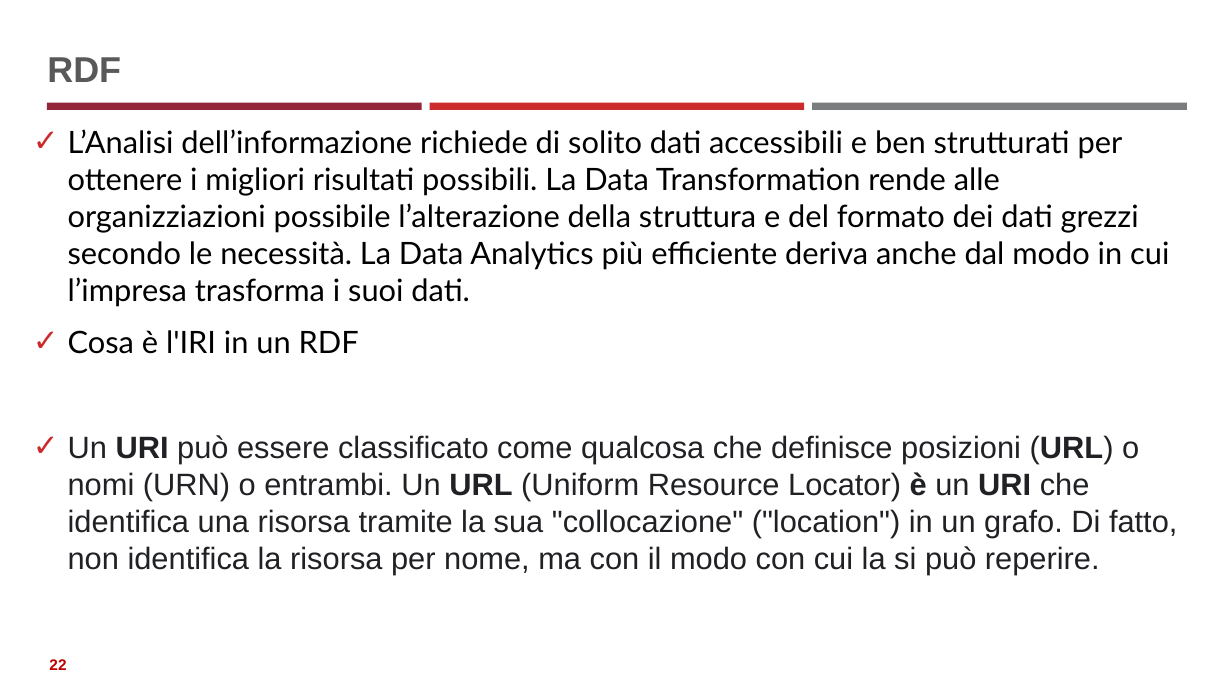
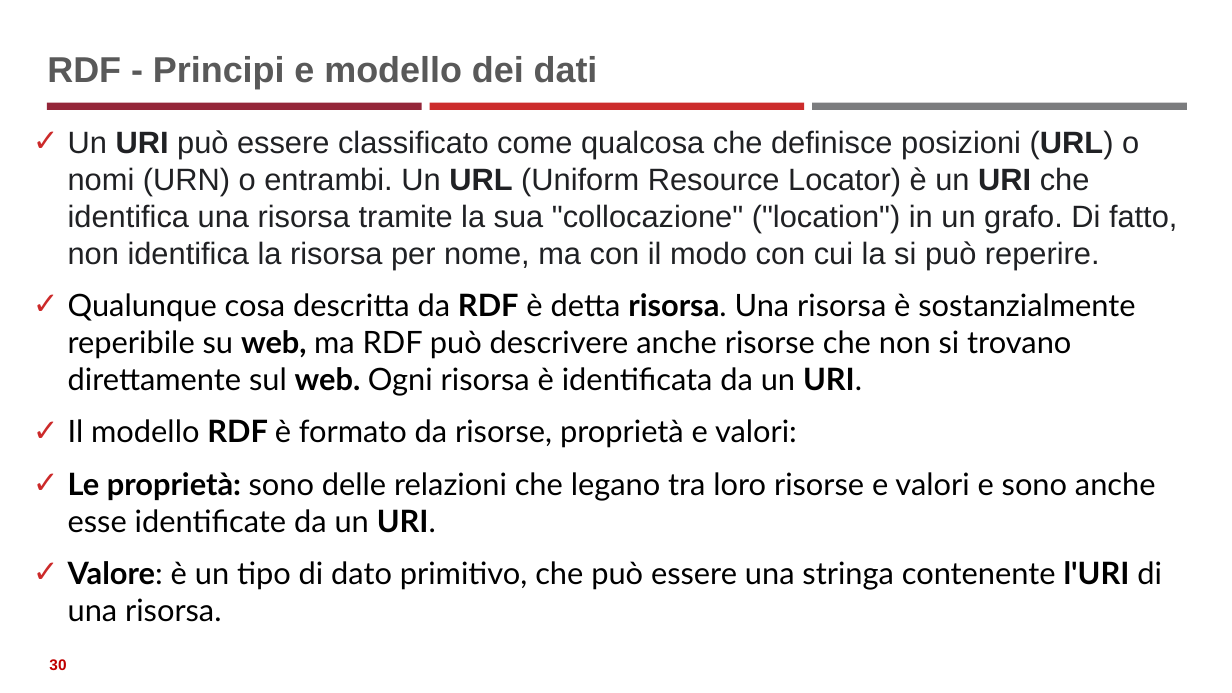
Before and after one commit to neural1977/data_science_interview_material, a slide deck: slide 30 of Data_Science_ita.pptx (slide 22 before the commit). Drawn at 1232x693 pixels with LibreOffice and Linux fonts; fonts in the diff are those of the drawing. Boxes give left, top, right and bottom in pixels: in the first picture for what was removed or moved away, otherwise in the second. Text is boxed around its words. In the diff, an @@ line names an element or a change of style, - is before the commit and + after.

```diff
--- a/Data_Science_ita.pptx
+++ b/Data_Science_ita.pptx
@@ title at bbox=[47, 56, 598, 89]: text changed @@
-RDF
+RDF - Principi e modello dei dati
@@ text at bbox=[68, 129, 1169, 354]: paragraphs removed @@
-✓ L’Analisi dell’informazione richiede di solito dati accessibili e ben strutturati per ottenere i migliori risultati possibili. La Data Transformation rende alle organizziazioni possibile l’alterazione della struttura e del formato dei dati grezzi secondo le necessità. La Data Analytics più efficiente deriva anche dal modo in cui l’impresa trasforma i suoi dati.
-✓ Cosa è l'IRI in un RDF
@@ text at bbox=[68, 130, 1177, 269]: bold off in "è" @@
@@ text at bbox=[68, 293, 1162, 585]: paragraphs added @@
+✓ Qualunque cosa descritta da RDF è detta risorsa. Una risorsa è sostanzialmente reperibile su web, ma RDF può descrivere anche risorse che non si trovano direttamente sul web. Ogni risorsa è identificata da un URI.
+✓ Il modello RDF è formato da risorse, proprietà e valori:
+✓ Le proprietà: sono delle relazioni che legano tra loro risorse e valori e sono anche esse identificate da un URI.
+✓ Valore: è un tipo di dato primitivo, che può essere una stringa contenente l'URI di una risorsa.
@@ page number at bbox=[49, 659, 66, 670]: text changed @@
-22
+30
```
Also in this commit, not shown: 3 other slides changed, 16 slides added, 1 slide removed, 3 other files.
